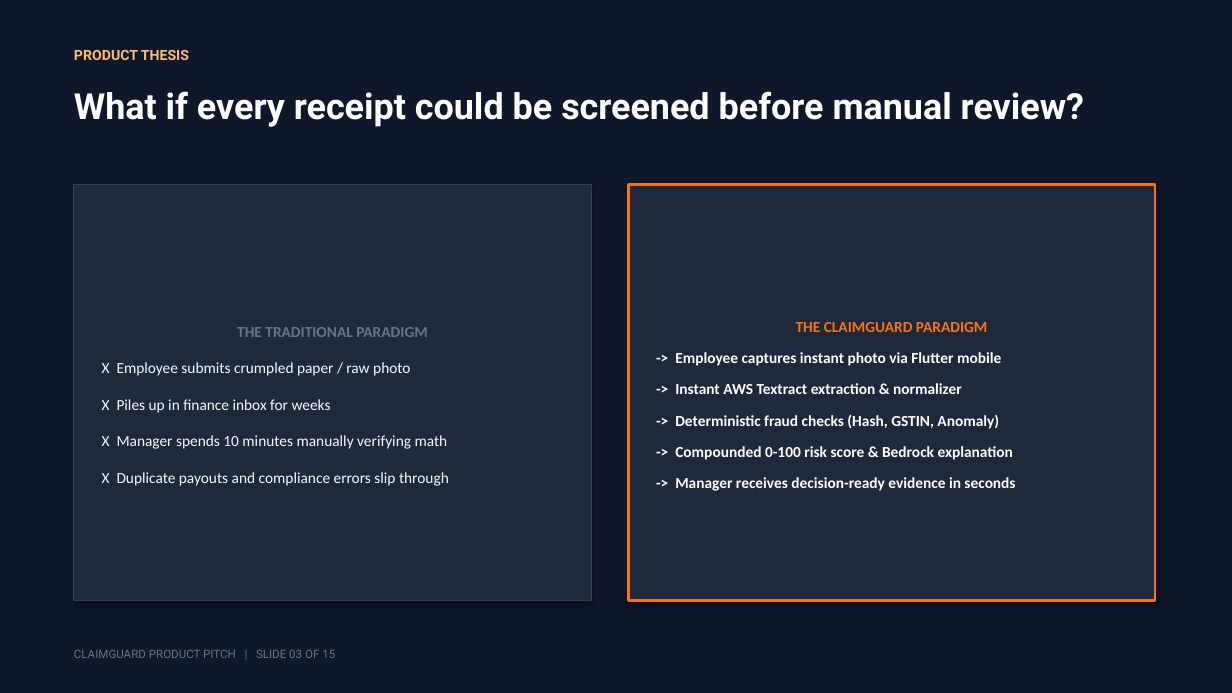
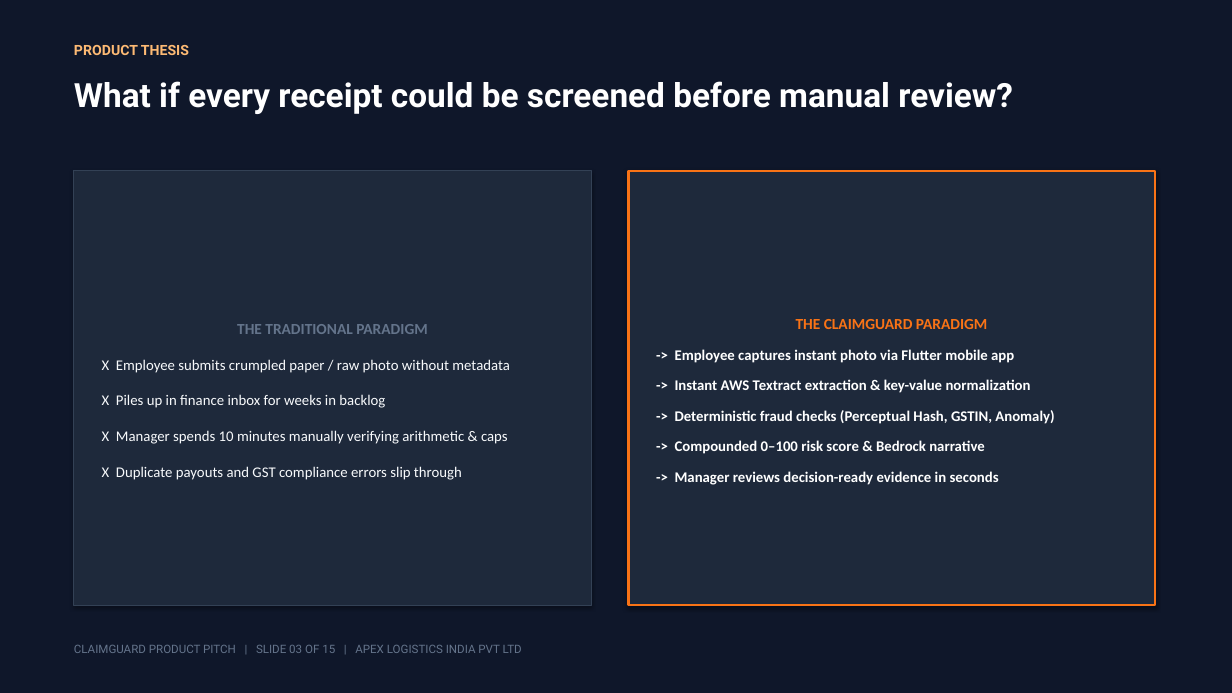
Before and after one commit to sgk18/Claim_guard, a slide deck: slide 3 of ClaimGuard_Product_Pitch.pptx. Drawn at 1232x693 pixels with LibreOffice and Linux fonts; fonts in the diff are those of the drawing. Boxes give left, top, right and bottom in pixels: in the first picture for what was removed or moved away, otherwise in the second. Text is boxed around its words. In the diff, an @@ line names an element or a change of style, - is before the commit and + after.

Commit message:
feat: add HTML product pitch presentation and PPTX generation script

```diff
--- a/ClaimGuard_Product_Pitch.pptx
+++ b/ClaimGuard_Product_Pitch.pptx
@@ text "PRODUCT THESIS": place and size @@
-text "PRODUCT THESIS" at box(74, 50, 189, 60)
+text "PRODUCT THESIS" at box(74, 45, 189, 55)
@@ text "What if every receipt could ...": place and size @@
-text "What if every receipt could ..." at box(74, 91, 1084, 127)
+text "What if every receipt could ..." at box(74, 81, 1013, 114)
@@ text "What if every receipt could ..." at box(74, 81, 1013, 114): size 28 to 26 pt @@
@@ rectangle "THE TRADITIONAL PARADIGM": place and size @@
-rectangle "THE TRADITIONAL PARADIGM" at box(74, 185, 592, 601)
+rectangle "THE TRADITIONAL PARADIGM" at box(74, 171, 592, 605)
@@ rectangle "THE CLAIMGUARD PARADIGM": place and size @@
-rectangle "THE CLAIMGUARD PARADIGM" at box(628, 185, 1155, 601)
+rectangle "THE CLAIMGUARD PARADIGM" at box(628, 171, 1155, 605)
@@ text in rectangle at box(102, 359, 510, 480): text changed; size 12 to 11.5 pt @@
-X Employee submits crumpled paper / raw photo
-X Piles up in finance inbox for weeks
-X Manager spends 10 minutes manually verifying math
-X Duplicate payouts and compliance errors slip through
+X Employee submits crumpled paper / raw photo without metadata
+X Piles up in finance inbox for weeks in backlog
+X Manager spends 10 minutes manually verifying arithmetic & caps
+X Duplicate payouts and GST compliance errors slip through
@@ text in rectangle at box(675, 349, 1054, 485): text changed; size 12 to 11.5 pt @@
--> Employee captures instant photo via Flutter mobile
--> Instant AWS Textract extraction & normalizer
--> Deterministic fraud checks (Hash, GSTIN, Anomaly)
--> Compounded 0-100 risk score & Bedrock explanation
--> Manager receives decision-ready evidence in seconds
+-> Employee captures instant photo via Flutter mobile app
+-> Instant AWS Textract extraction & key-value normalization
+-> Deterministic fraud checks (Perceptual Hash, GSTIN, Anomaly)
+-> Compounded 0–100 risk score & Bedrock narrative
+-> Manager reviews decision-ready evidence in seconds
@@ text at box(74, 645, 522, 653): text changed @@
-CLAIMGUARD PRODUCT PITCH | SLIDE 03 OF 15
+CLAIMGUARD PRODUCT PITCH | SLIDE 03 OF 15 | APEX LOGISTICS INDIA PVT LTD
```
Also in this commit, not shown: 14 other slides changed, 2 other files.
